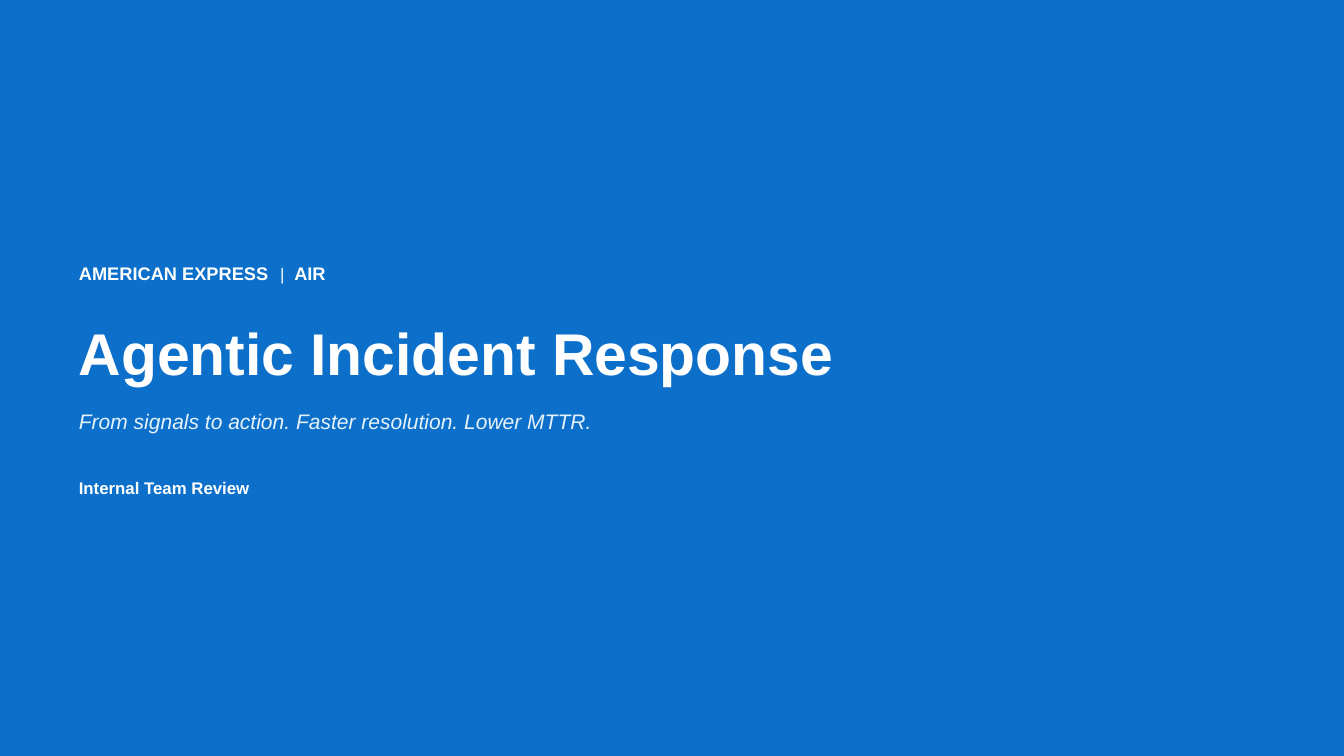
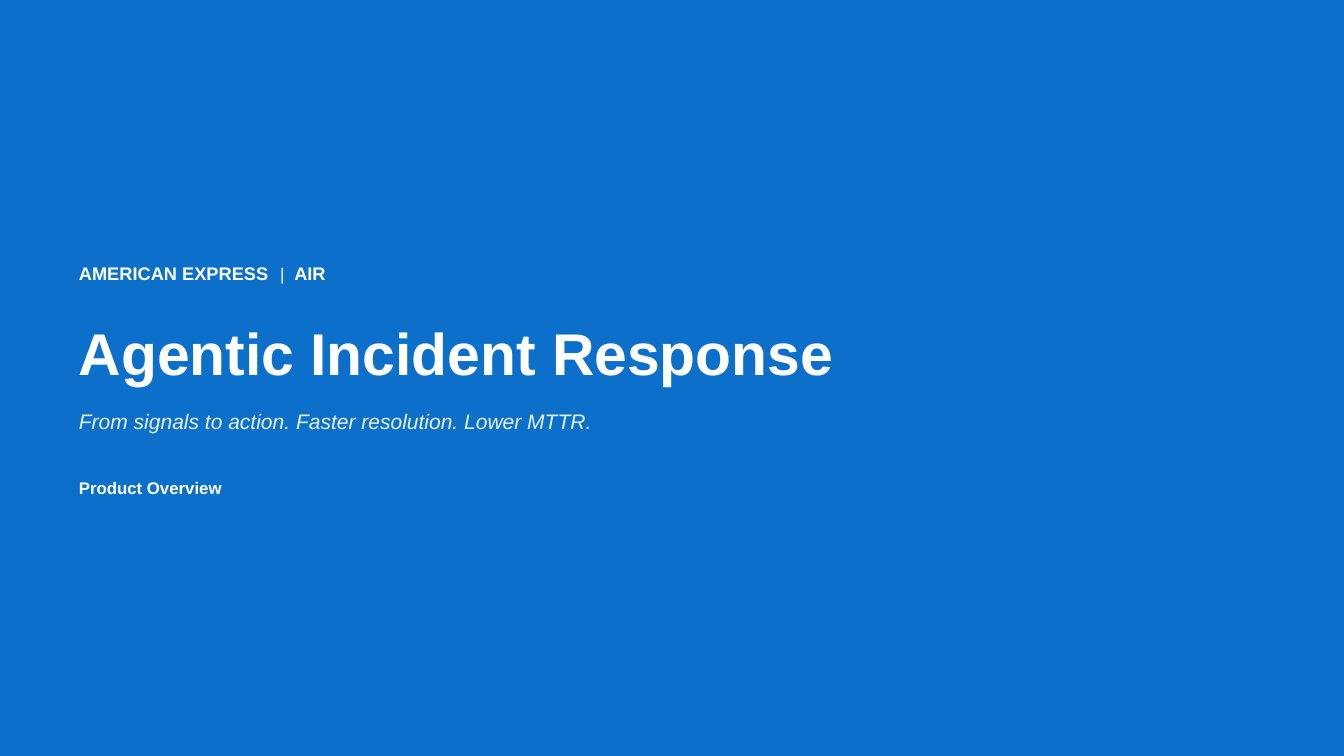
Before and after one commit to kathirvelarun/agentic-incident-response, a slide deck: slide 1 of agent-incident-backend/AIR_Product_Presentation.pptx. Drawn at 1344x756 pixels with LibreOffice and Linux fonts; fonts in the diff are those of the drawing. Boxes give left, top, right and bottom in pixels: in the first picture for what was removed or moved away, otherwise in the second. Text is boxed around its words. In the diff, an @@ line names an element or a change of style, - is before the commit and + after.

```diff
--- a/agent-incident-backend/AIR_Product_Presentation.pptx
+++ b/agent-incident-backend/AIR_Product_Presentation.pptx
@@ text at box(79, 481, 222, 494): text changed @@
-Internal Team Review
+Product Overview
```
Also in this commit, not shown: 5 other slides changed, 5 slides added, 2 slides removed, 1 other file.
